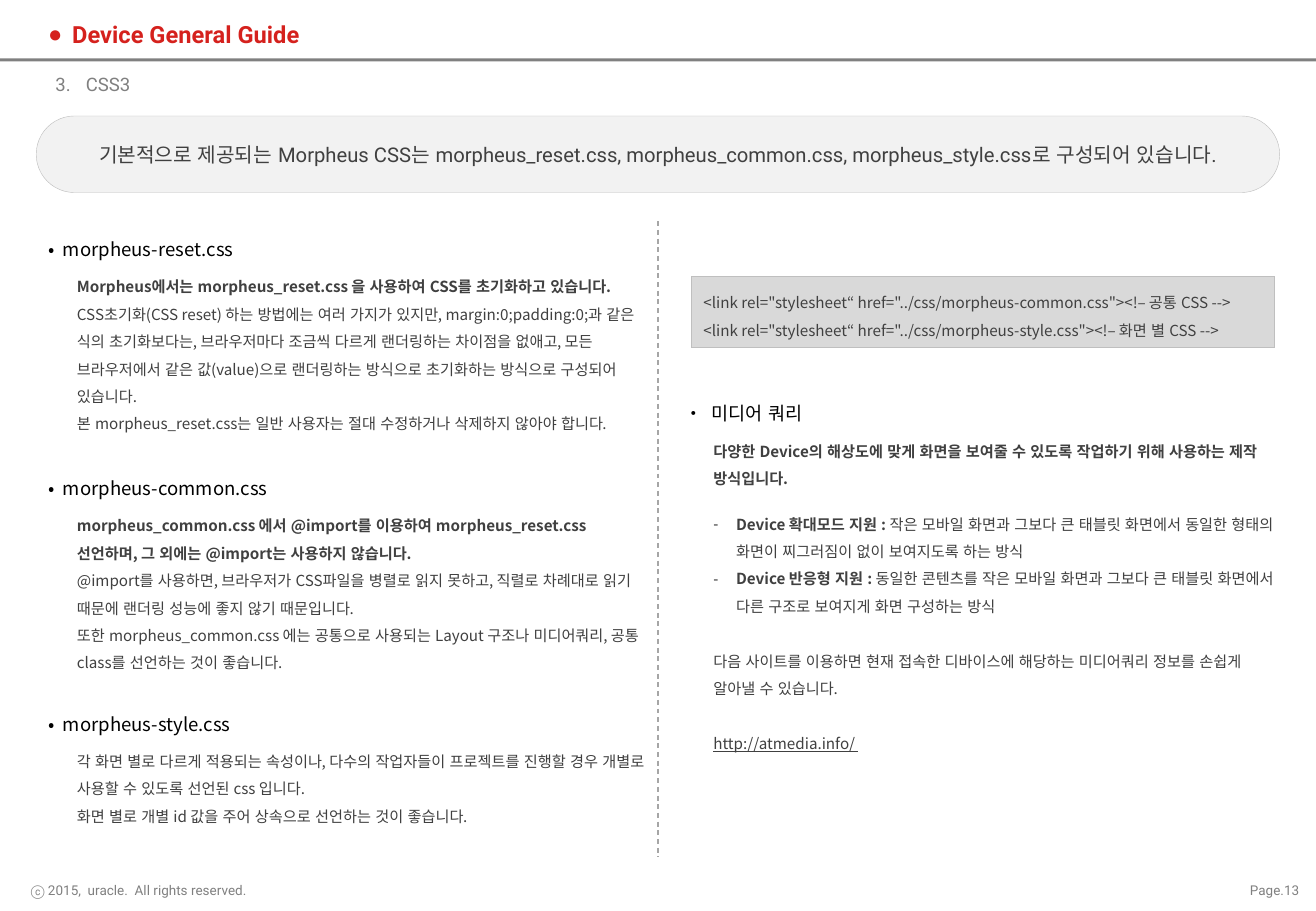
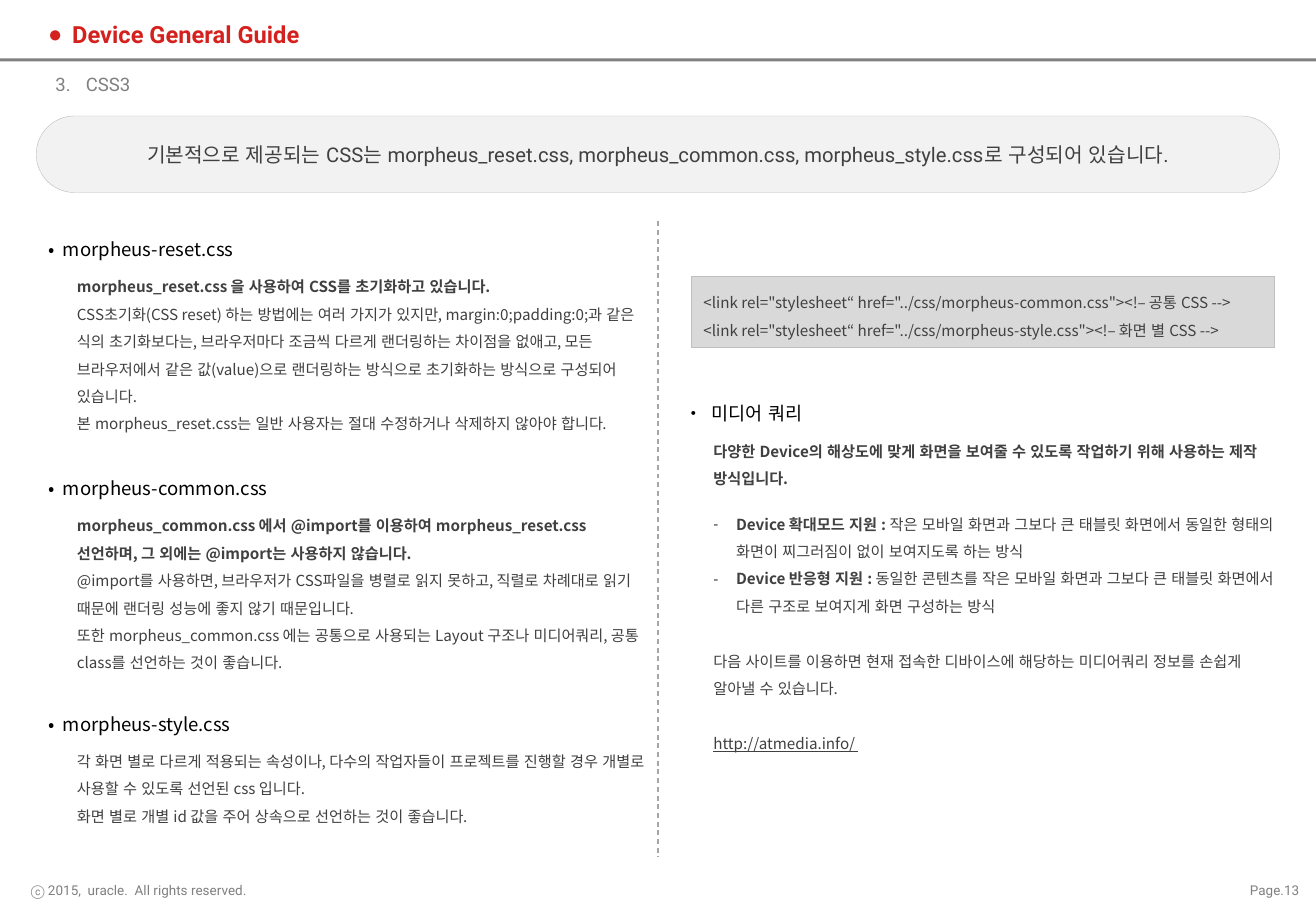
Before and after one commit to SNUH-SMILE/client-app, a slide deck: slide 13 of 기획/하이브리드앱 MarkUp 가이드라인.pptx. Drawn at 1316x911 pixels with LibreOffice and Linux fonts; fonts in the diff are those of the drawing; background and template pictures are left out. Boxes give left, top, right and bottom in pixels: in the first picture for what was removed or moved away, otherwise in the second. Text is boxed around its words. In the diff, an @@ line names an element or a change of style, - is before the commit and + after.

```diff
--- a/기획/하이브리드앱 MarkUp 가이드라인.pptx
+++ b/기획/하이브리드앱 MarkUp 가이드라인.pptx
@@ text at (x1=147, y1=145, x2=1169, y2=167): text changed @@
-기본적으로 제공되는 Morpheus CSS는 morpheus_reset.css, morpheus_common.css, morpheus_style.css로 구성되어 있습니다.
+기본적으로 제공되는 CSS는 morpheus_reset.css, morpheus_common.css, morpheus_style.css로 구성되어 있습니다.
@@ text at (x1=77, y1=277, x2=491, y2=297): text changed @@
-Morpheus에서는 morpheus_reset.css 을 사용하여 CSS를 초기화하고 있습니다.
+morpheus_reset.css 을 사용하여 CSS를 초기화하고 있습니다.
```
Also in this commit, not shown: 13 other slides changed.
